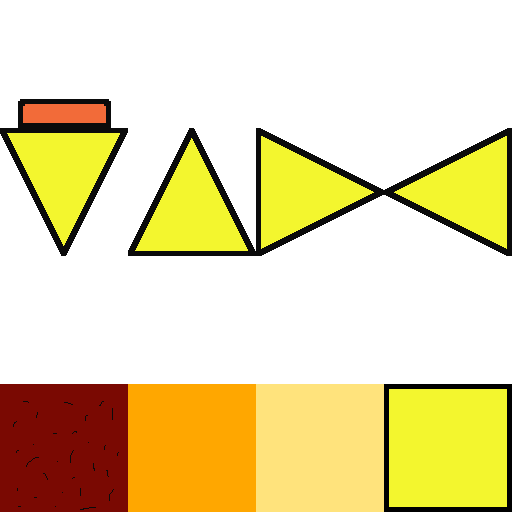
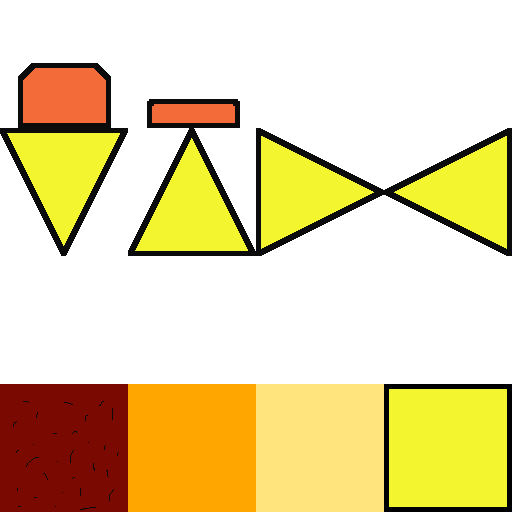
Layers edited between the first and the second 512 x 512 image:
painted on "Background" over [left=18, top=63, right=240, bottom=128]
